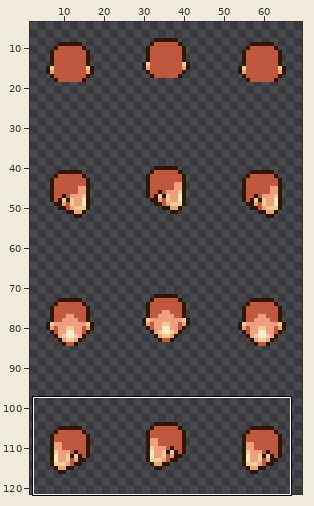
A sprite sheet gets an edit: spriteData/09/3.gif. Above, an overview of the earlier version with the close-up marked.
Close-up. First the earlier version:
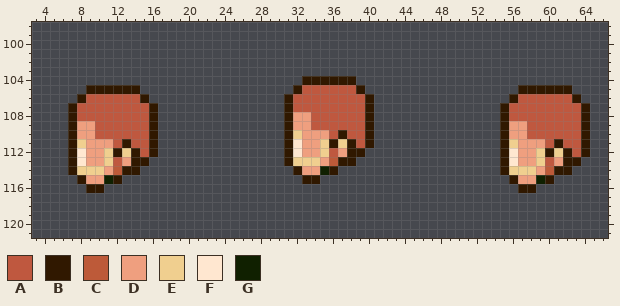
The file is 72x128 pixels. Colours within 5 levels of each other are drawn and written as one. Shown: x 3..66, y 98..121. The wide view leaves out empty margins. The commit also changed other parts of the picture, which this record leaves out.
Palette (. is transparent): A #bf583f  B #301800  C #bd5a39  D #ef9f7f  E #f0cf8f  F #ffe7d0  G #102000
After the commit:
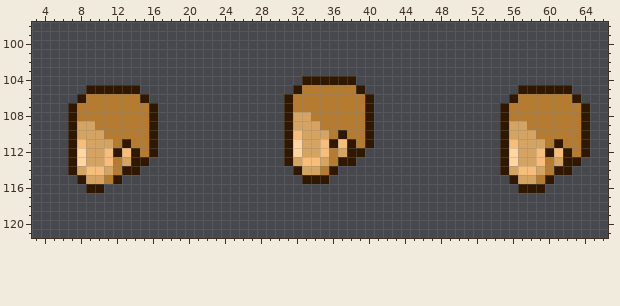
Changes in this commit:
{"colour":"A","old":"#bf583f","new":"#b47b31"}
{"colour":"D","old":"#ef9f7f","new":"#d5a462"}
{"colour":"E","old":"#f0cf8f","new":"#f6bd7b"}
{"colour":"F","old":"#ffe7d0","new":"#ffd5a4"}
{"y":109,"x":34,"old":"A","new":"D"}
{"y":110,"x":10,"old":"A","new":"D"}
{"y":110,"x":58,"old":"A","new":"D"}
{"y":113,"x":32,"old":"E","new":"D"}
{"y":113,"x":36,"old":"C","new":"A"}
{"y":114,"x":8,"old":"E","new":"D"}
{"y":114,"x":12,"old":"C","new":"A"}
{"y":114,"x":35,"old":"G","new":"A"}
{"y":114,"x":56,"old":"E","new":"D"}
{"y":114,"x":60,"old":"C","new":"A"}
{"y":115,"x":11,"old":"G","new":"A"}
{"y":115,"x":35,"old":".","new":"B"}
{"y":115,"x":59,"old":"G","new":"A"}
{"y":116,"x":59,"old":".","new":"B"}
